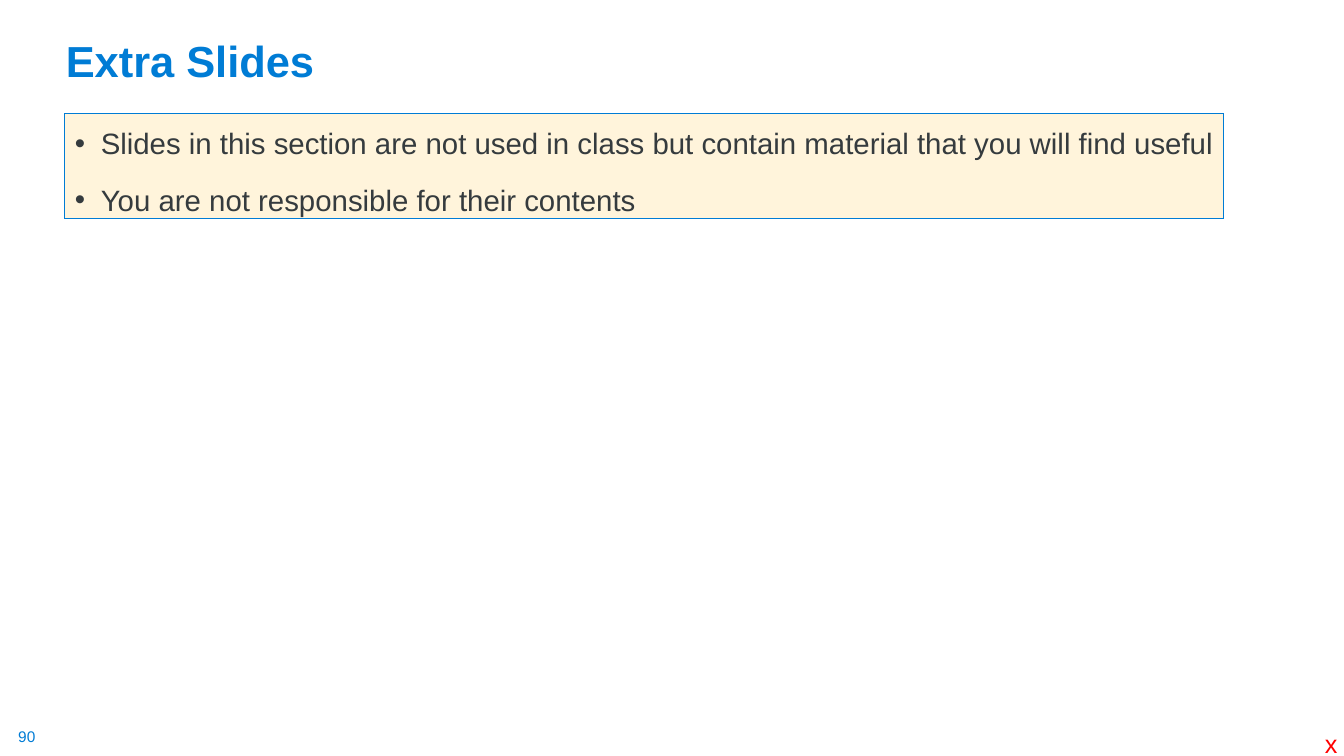
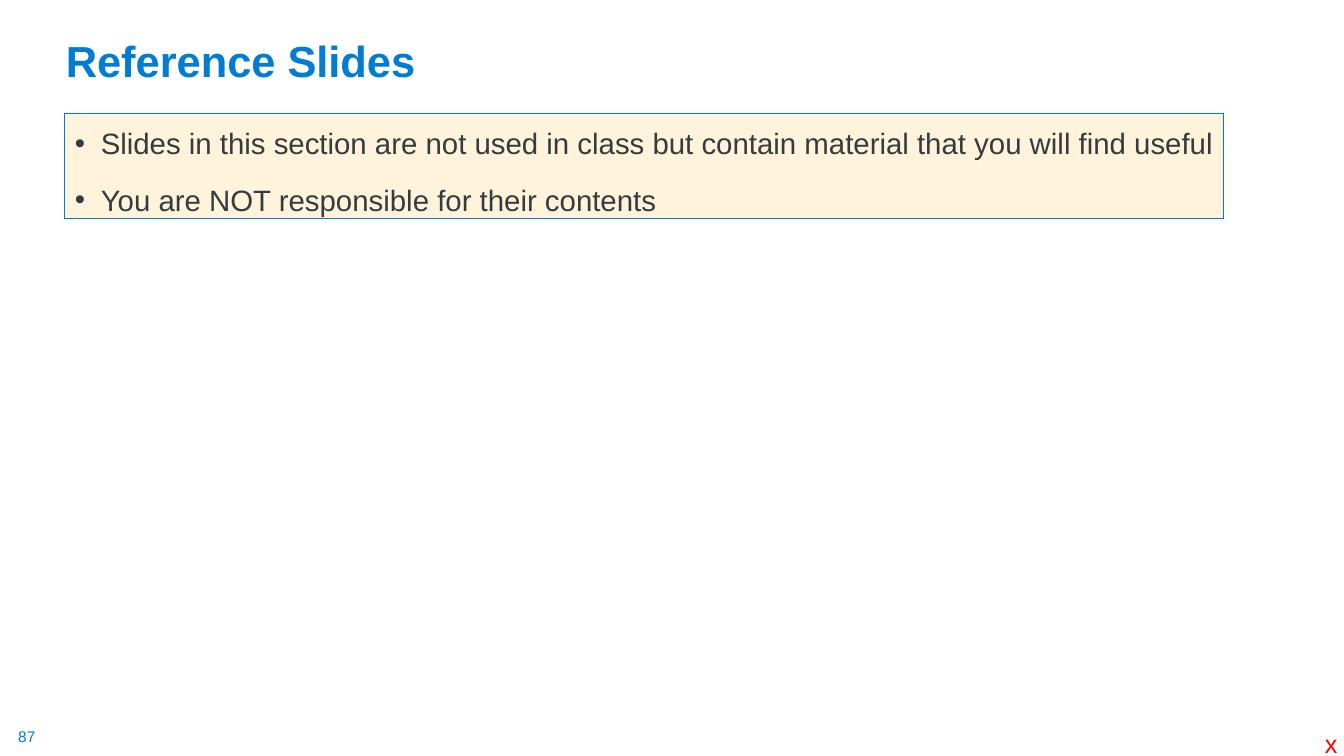
Before and after one commit to cse30-sp24/Muller-Slides, a slide deck: slide 87 of 01-C-Part1.pptx (slide 90 before the commit). Drawn at 1344x756 pixels with LibreOffice and Linux fonts; fonts in the diff are those of the drawing. Boxes give left, top, right and bottom in pixels: in the first picture for what was removed or moved away, otherwise in the second. Text is boxed around its words. In the diff, an @@ line names an element or a change of style, - is before the commit and + after.

```diff
--- a/01-C-Part1.pptx
+++ b/01-C-Part1.pptx
@@ title at (66,45,416,78): text changed @@
-Extra Slides
+Reference Slides
@@ text at (101,189,656,217): text changed @@
-• You are not responsible for their contents
+• You are NOT responsible for their contents
@@ page number at (18,731,35,742): text changed @@
-90
+87
```
Also in this commit, not shown: 1 other slide changed, 3 slides removed, 1 other file.
